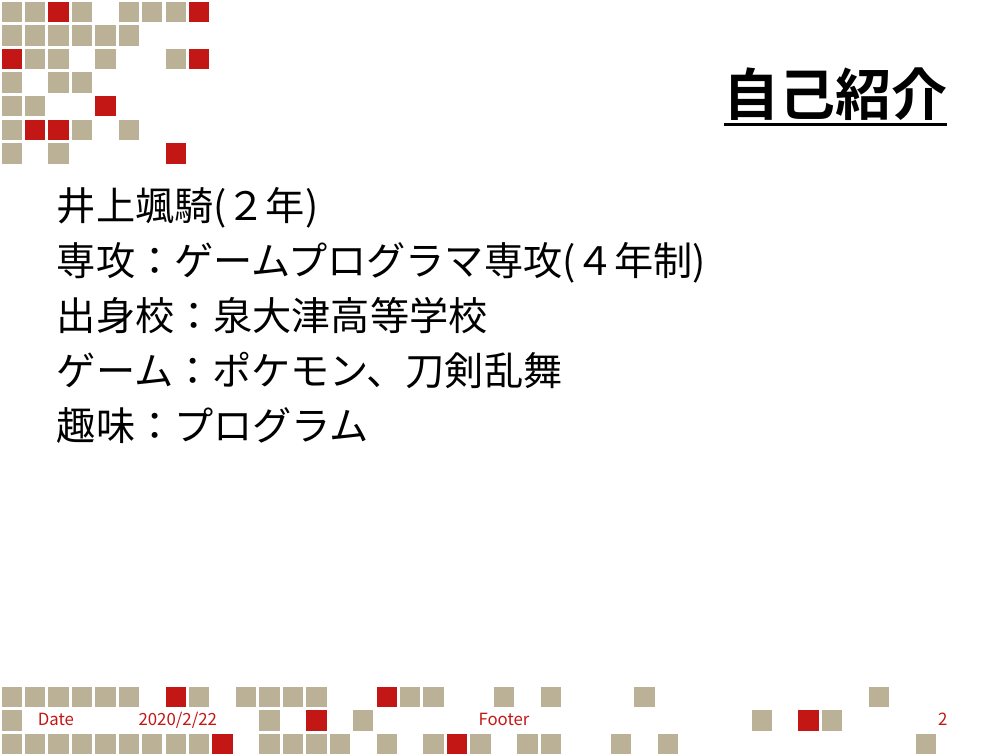
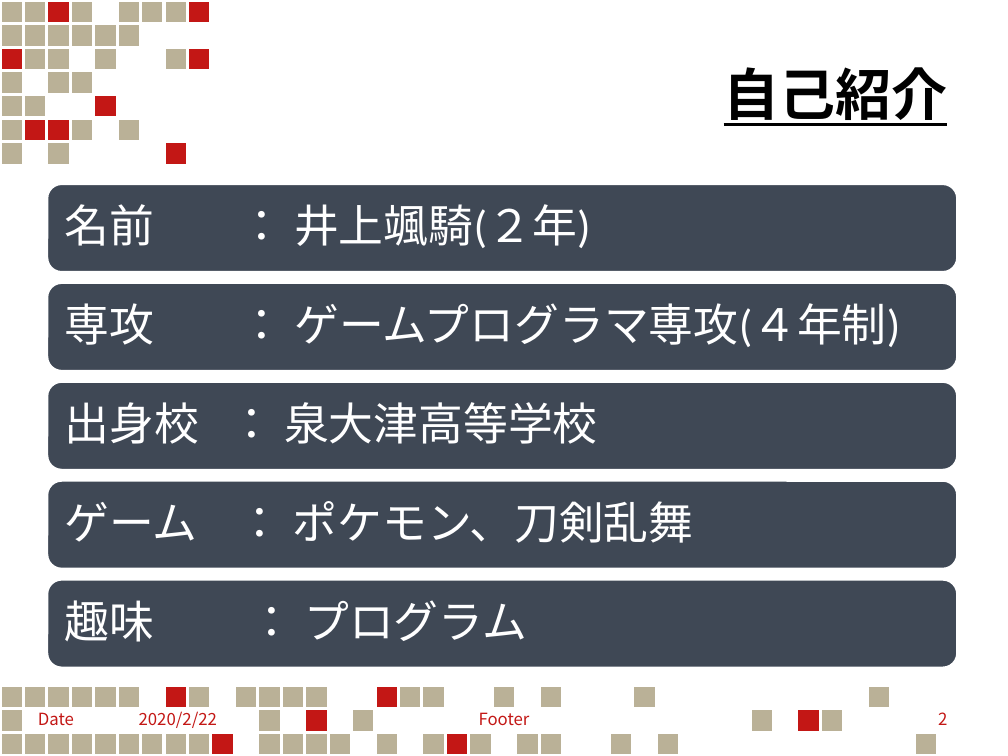
Before and after one commit to KoreanGinseng/StepUpFestival, a slide deck: slide 2 of ステフェスゲームPG.pptx. Drawn at 1008x756 pixels with LibreOffice and Linux fonts; fonts in the diff are those of the drawing. Boxes give left, top, right and bottom in pixels: in the first picture for what was removed or moved away, otherwise in the second. Text is boxed around its words. In the diff, an @@ line names an element or a change of style, - is before the commit and + after.

```diff
--- a/ステフェスゲームPG.pptx
+++ b/ステフェスゲームPG.pptx
@@ text removed at box(57, 187, 706, 443) @@
-井上颯騎(２年)
-専攻：ゲームプログラマ専攻(４年制)
-出身校：泉大津高等学校
-ゲーム：ポケモン、刀剣乱舞
-趣味：プログラム
@@ group added at box(47, 183, 958, 668): 5 rounded rectangles, 5 texts @@
+名前 ： 井上颯騎(２年)
+専攻 ： ゲームプログラマ専攻(４年制)
+出身校 ： 泉大津高等学校
+ゲーム ： ポケモン、刀剣乱舞
+趣味 ： プログラム
```
Also in this commit, not shown: 5 other slides changed, 5 slides added, 3 other files.
